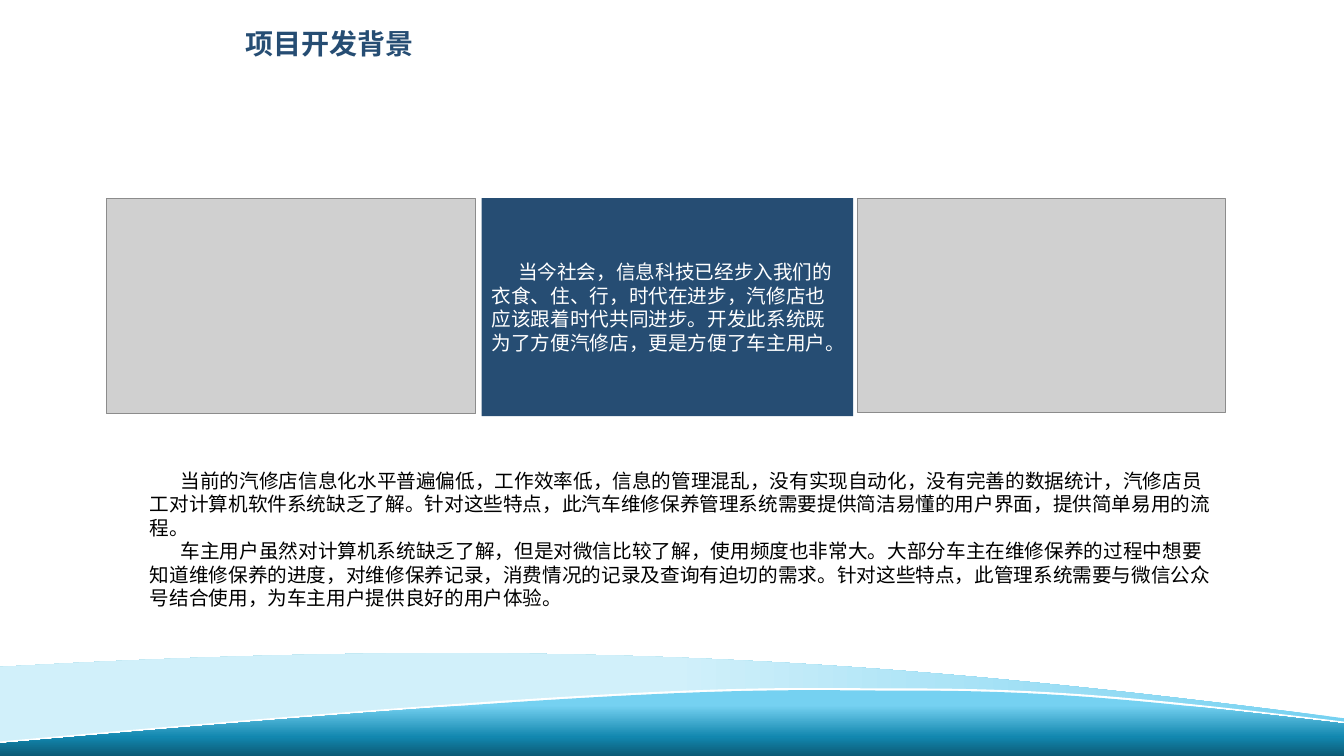
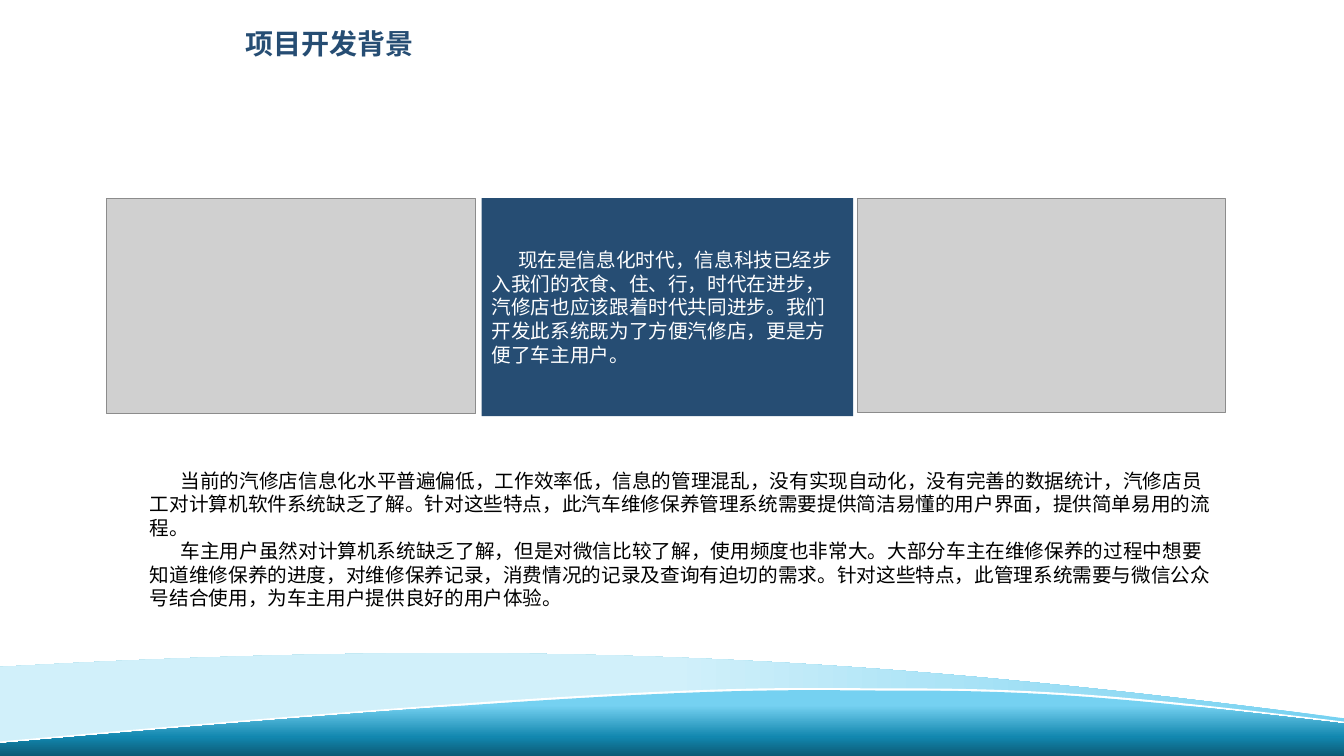
Before and after one commit to GZWgssmart/AutoPlatform, a slide deck: slide 4 of documents/创意科技-项目答辩.pptx. Drawn at 1344x756 pixels with LibreOffice and Linux fonts; fonts in the diff are those of the drawing; grey boxes stand for pictures; background and template pictures are left out. Boxes give left, top, right and bottom in pixels: in the first picture for what was removed or moved away, otherwise in the second. Text is boxed around its words. In the diff, an @@ line names an element or a change of style, - is before the commit and + after.

```diff
--- a/documents/创意科技-项目答辩.pptx
+++ b/documents/创意科技-项目答辩.pptx
@@ text in rectangle at [492, 250, 832, 364]: text changed @@
-当今社会，信息科技已经步入我们的衣食、住、行，时代在进步，汽修店也应该跟着时代共同进步。开发此系统既为了方便汽修店，更是方便了车主用户。
+现在是信息化时代，信息科技已经步入我们的衣食、住、行，时代在进步，汽修店也应该跟着时代共同进步。我们开发此系统既为了方便汽修店，更是方便了车主用户。
```
Also in this commit, not shown: 1 other slide changed.
